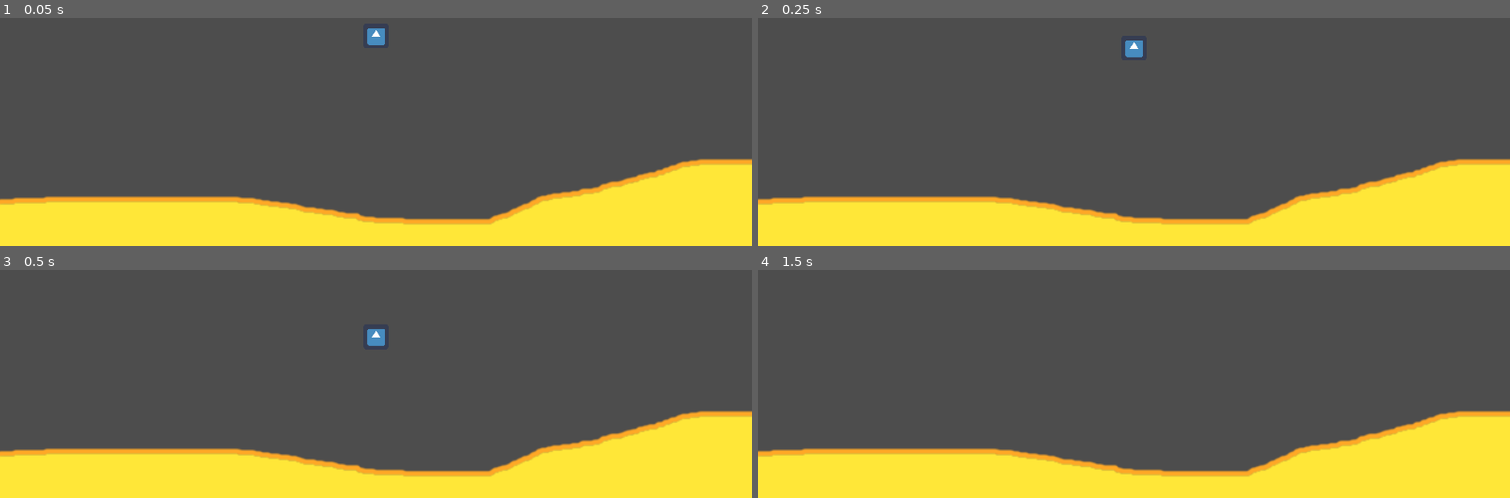
Above: before the commit, frames 1-4 (two rows, left to right).
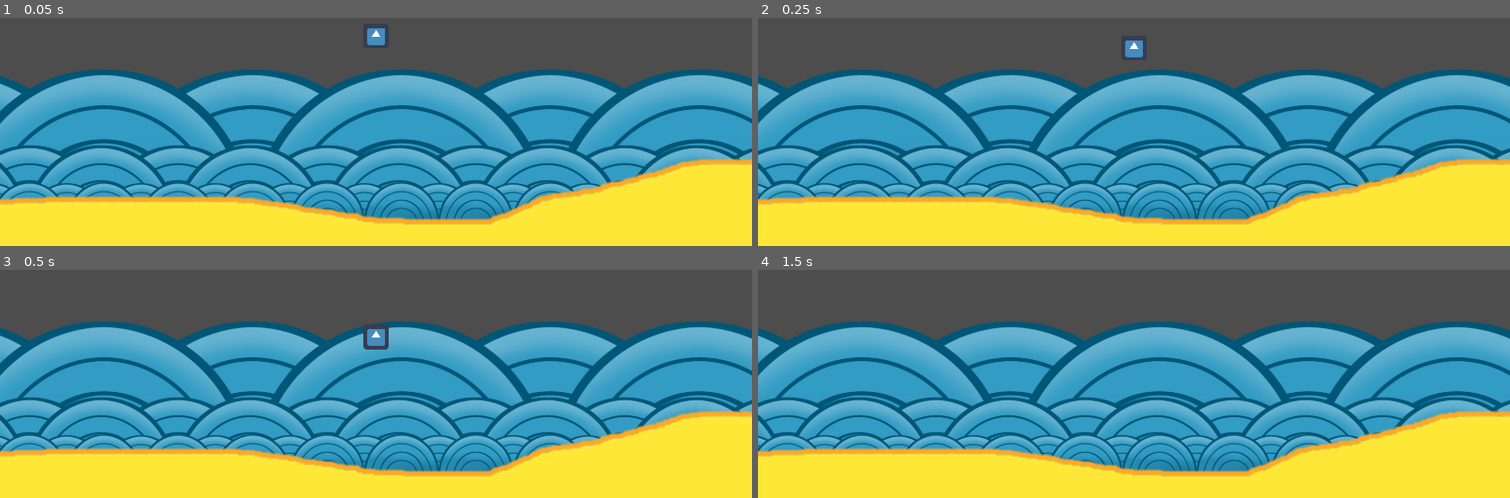
Above: after the commit, the same moments.

Repository: sepeth/wetcat
Game: Godot game, scene res://Scenes/main_scene_2d.tscn
The game is run twice, just before and just after one commit, with the same random seed, the same clock (stepped at 60 frames per second) and the same inputs. The engine's default icon, where the game draws it, is replaced by a stand-in: a white triangle on a blue panel in a dark square.
Inputs:
- Up to frame 1 (0.05 s): no input
- Up to frame 2 (0.25 s): no input
- Up to frame 3 (0.5 s): no input
- Up to frame 4 (1.5 s): tap Enter (ui_accept) at 0.5, 0.77 s; hold Right (ui_right) from 0.53 s (still down)

The runs differ from the first frame. In frame 1, 53% of the frame differs, in the area x 0-100%, y 22-89%; in frame 2, 53%; in frame 3, 53%; in frame 4, 53%.

Commit message:
Added initial waves

Diff:
--- a/Nodes/Beach.tscn
+++ b/Nodes/Beach.tscn
@@ -1,8 +1,8 @@
-[gd_scene load_steps=2 format=3 uid="uid://cfm1f7kl8r47s"]
+[gd_scene load_steps=2 format=3 uid="uid://r2l487p53u5w"]
 
-[ext_resource type="Texture2D" uid="uid://ctxvs2m2hds6r" path="res://Nodes/beachtest.png" id="1_p80ct"]
+[ext_resource type="Texture2D" uid="uid://ctxvs2m2hds6r" path="res://Images/beachtest.png" id="1_1d7gm"]
 
 [node name="Beach" type="Node2D"]
 
 [node name="Sprite2D" type="Sprite2D" parent="."]
-texture = ExtResource("1_p80ct")
+texture = ExtResource("1_1d7gm")
--- /dev/null
+++ b/Nodes/Waves.tscn
@@ -0,0 +1,52 @@
+[gd_scene load_steps=7 format=3 uid="uid://cvx30pfjovi3d"]
+
+[ext_resource type="Texture2D" uid="uid://hr388olasv12" path="res://Images/wave1.png" id="1_imcsx"]
+[ext_resource type="Texture2D" uid="uid://cqikbh7ng2anu" path="res://Images/wave2.png" id="2_jtnxo"]
+[ext_resource type="Texture2D" uid="uid://dln7g7bev0ros" path="res://Images/wave3.png" id="3_5xv6a"]
+[ext_resource type="Texture2D" uid="uid://bx17xmhm8c2kt" path="res://Images/wave4.png" id="4_sh31a"]
+[ext_resource type="Texture2D" uid="uid://bcatrc76w873s" path="res://Images/wave5.png" id="5_ye8mq"]
+[ext_resource type="Texture2D" uid="uid://dx7klm4dmu60l" path="res://Images/wave6.png" id="6_ewmfv"]
+
+[node name="Waves" type="Node2D"]
+
+[node name="Wave1" type="Sprite2D" parent="."]
+texture = ExtResource("1_imcsx")
+
+[node name="Wave1" type="Sprite2D" parent="Wave1"]
+position = Vector2(1900, 0)
+texture = ExtResource("1_imcsx")
+
+[node name="Wave2" type="Sprite2D" parent="."]
+texture = ExtResource("2_jtnxo")
+
+[node name="Wave2" type="Sprite2D" parent="Wave2"]
+position = Vector2(1900, 0)
+texture = ExtResource("2_jtnxo")
+
+[node name="Wave3" type="Sprite2D" parent="."]
+texture = ExtResource("3_5xv6a")
+
+[node name="Wave3" type="Sprite2D" parent="Wave3"]
+position = Vector2(1900, 0)
+texture = ExtResource("3_5xv6a")
+
+[node name="Wave4" type="Sprite2D" parent="."]
+texture = ExtResource("4_sh31a")
+
+[node name="Wave4" type="Sprite2D" parent="Wave4"]
+position = Vector2(1900, 0)
+texture = ExtResource("4_sh31a")
+
+[node name="Wave5" type="Sprite2D" parent="."]
+texture = ExtResource("5_ye8mq")
+
+[node name="Wave5" type="Sprite2D" parent="Wave5"]
+position = Vector2(1900, 0)
+texture = ExtResource("5_ye8mq")
+
+[node name="Wave6" type="Sprite2D" parent="."]
+texture = ExtResource("6_ewmfv")
+
+[node name="Wave6" type="Sprite2D" parent="Wave6"]
+position = Vector2(1900, 0)
+texture = ExtResource("6_ewmfv")
--- a/Scenes/main_scene_2d.tscn
+++ b/Scenes/main_scene_2d.tscn
@@ -1,12 +1,17 @@
-[gd_scene load_steps=5 format=3 uid="uid://ce3row0nx22pn"]
+[gd_scene load_steps=6 format=3 uid="uid://ce3row0nx22pn"]
 
 [ext_resource type="Script" path="res://Scenes/main_scene_2d.gd" id="1_v0ahk"]
+[ext_resource type="PackedScene" uid="uid://cvx30pfjovi3d" path="res://Nodes/Waves.tscn" id="2_1ogdv"]
 [ext_resource type="PackedScene" uid="uid://bh0u2mqtxrsw7" path="res://Scenes/Player.tscn" id="2_o2xoj"]
 [ext_resource type="Script" path="res://Scenes/Player.gd" id="3_hlkns"]
-[ext_resource type="PackedScene" uid="uid://cfm1f7kl8r47s" path="res://Nodes/Beach.tscn" id="4_oofe2"]
+[ext_resource type="PackedScene" uid="uid://r2l487p53u5w" path="res://Nodes/Beach.tscn" id="4_oofe2"]
 
 [node name="MainScene2D" type="Node2D"]
 script = ExtResource("1_v0ahk")
+
+[node name="Waves" parent="." instance=ExtResource("2_1ogdv")]
+position = Vector2(1025, 296)
+scale = Vector2(1.2, 1.2)
 
 [node name="Beach" parent="." instance=ExtResource("4_oofe2")]
 position = Vector2(1018, 998)
Renamed: Nodes/beachtest.png -> Images/beachtest.png
Not shown, changed: Images/beachtest.png.import
Binary file added: Images/wave1.png
Not shown, added: Images/wave1.png.import
Binary file added: Images/wave2.png
Not shown, added: Images/wave2.png.import
Binary file added: Images/wave3.png
Not shown, added: Images/wave3.png.import
Binary file added: Images/wave4.png
Not shown, added: Images/wave4.png.import
Binary file added: Images/wave5.png
Not shown, added: Images/wave5.png.import
(and 2 more such lines)
